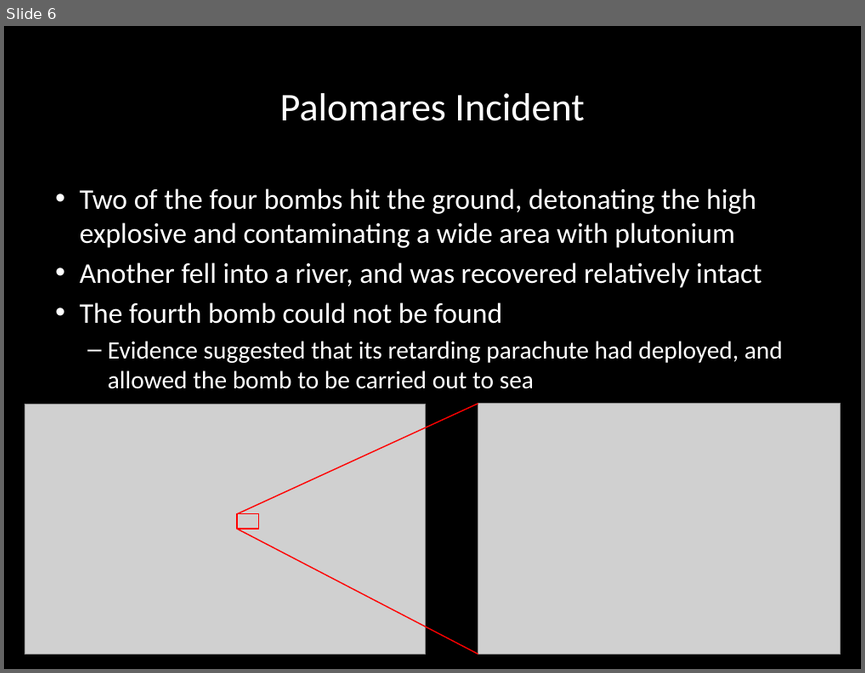
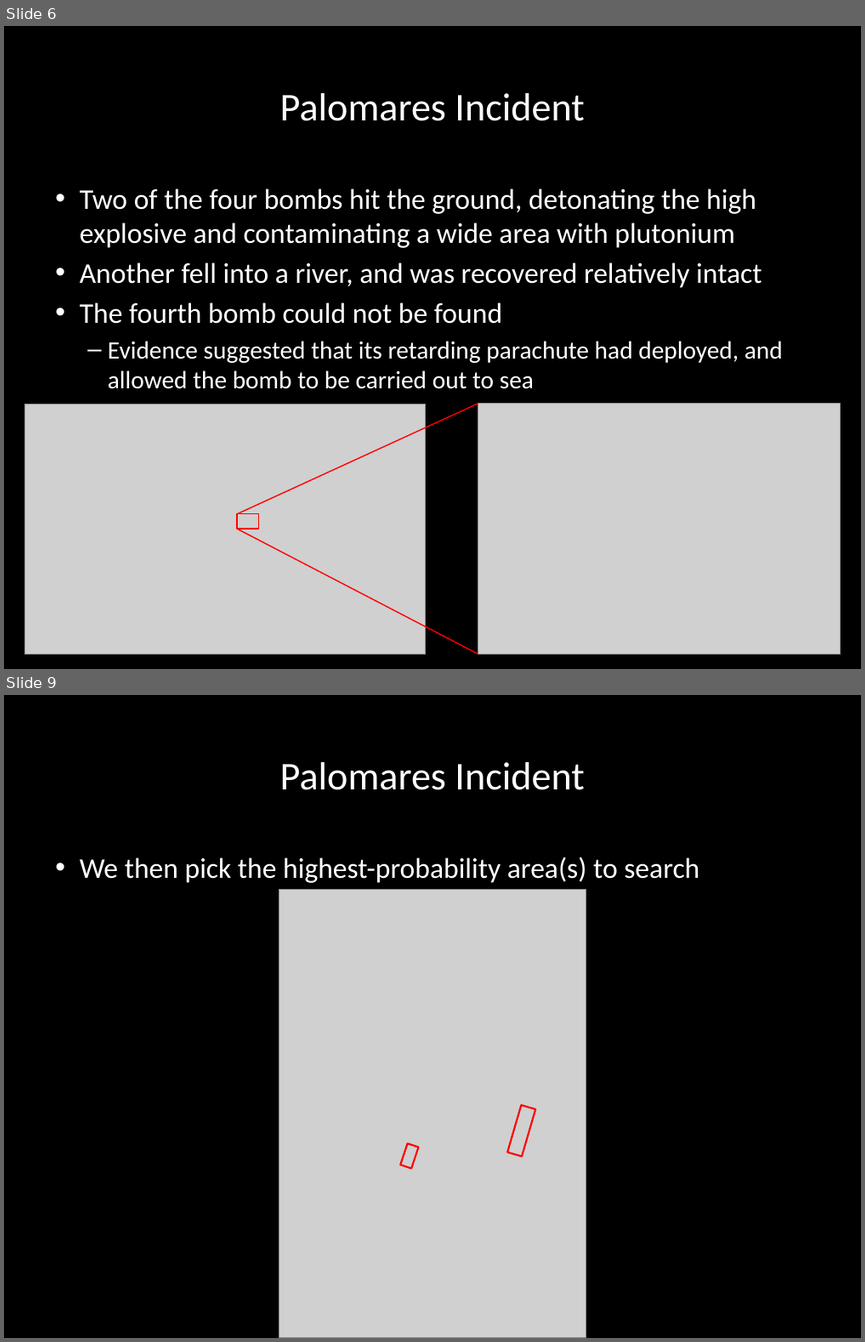
Before and after one commit to carlosgj/FRC-Training, a slide deck: Bayes.pptx. Shown one above the other, each under a label of ours: slide 6 before the commit, slides 6 and 9 after it; the slides between them are not shown. The pictures are 865x673 and 865x1342 pixels, drawn with LibreOffice and Linux fonts; fonts in the diff are those of the drawing; grey boxes stand for pictures; background and template pictures are left out. Boxes give left, top, right and bottom in pixels: in the first picture for what was removed or moved away, otherwise in the second. Text is boxed around its words. In the diff, an @@ line names an element or a change of style, - is before the commit and + after.

```diff
--- a/Bayes.pptx
+++ b/Bayes.pptx
@@ slide 9 added at bbox=[4, 695, 861, 1338], background #000000 @@
@@ title added at bbox=[280, 762, 584, 790], 33 pt, text #FFFFFF @@
+Palomares Incident
@@ text added at bbox=[80, 857, 699, 883], 24 pt, text #FFFFFF @@
+• We then pick the highest-probability area(s) to search
@@ picture added at bbox=[279, 890, 585, 1338] @@
@@ rectangle added at bbox=[507, 1106, 535, 1157], outline #FF0000 1.5 pt @@
@@ rectangle added at bbox=[400, 1144, 419, 1168], outline #FF0000 1.5 pt @@
```
Also in this commit, not shown: 2 slides changed, 3 other slides added.
